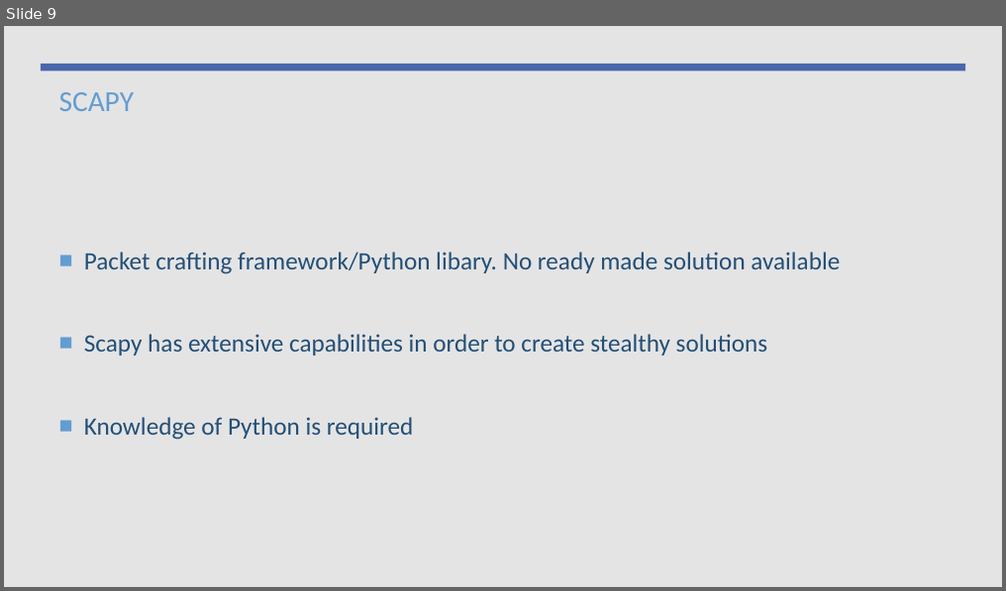
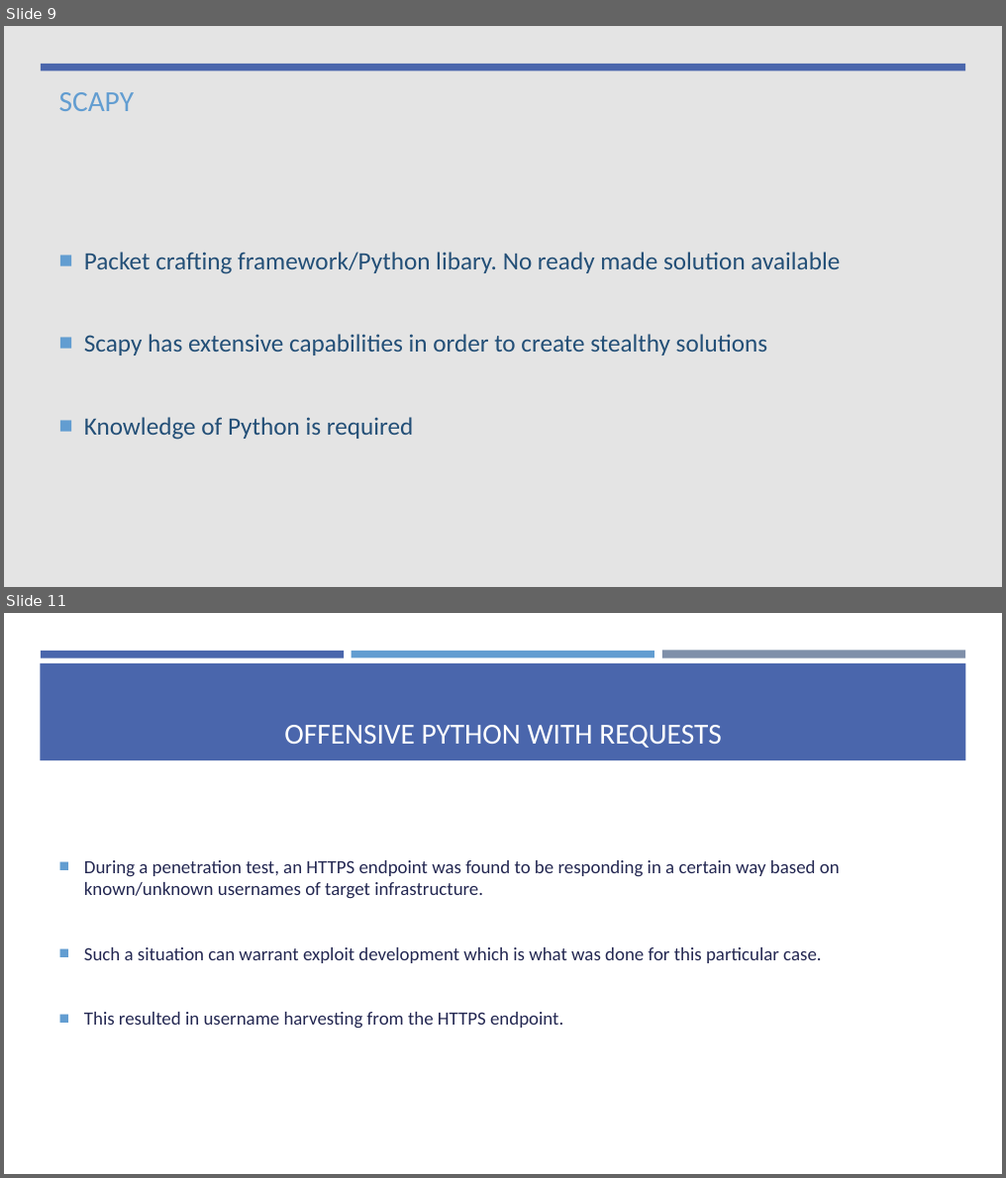
Before and after one commit to aqeebhussain122/hpc-offensive-security, a slide deck: Offensive Security Tactics for Linux Professionals - External Perimeter Testing.pptx. Shown one above the other, each under a label of ours: slide 9 before the commit, slides 9 and 11 after it; the slides between them are not shown. The pictures are 1006x591 and 1006x1178 pixels, drawn with LibreOffice and Linux fonts; fonts in the diff are those of the drawing. Boxes give left, top, right and bottom in pixels: in the first picture for what was removed or moved away, otherwise in the second. Text is boxed around its words. In the diff, an @@ line names an element or a change of style, - is before the commit and + after.

```diff
--- a/Offensive Security Tactics for Linux Professionals - External Perimeter Testing.pptx
+++ b/Offensive Security Tactics for Linux Professionals - External Perimeter Testing.pptx
@@ slide 11 added at (4,613,1002,1174), background #FFFFFF @@
@@ rectangle added at (40,663,966,761), fill #4A66AC @@
@@ rectangle added at (41,651,344,658), fill #4A66AC @@
@@ rectangle added at (351,651,654,658), fill #629DD1 @@
@@ rectangle added at (662,651,965,659), fill #7F8FA9 @@
@@ title added at (284,725,721,748), 28 pt, text #FFFFFF @@
+OFFENSIVE PYTHON WITH REQUESTS
@@ text added at (84,861,840,1029), 18 pt, text #242852 @@
+■ During a penetration test, an HTTPS endpoint was found to be responding in a certain way based on known/unknown usernames of target infrastructure.
+■ Such a situation can warrant exploit development which is what was done for this particular case.
+■ This resulted in username harvesting from the HTTPS endpoint.
```
Also in this commit, not shown: 7 other slides added, 7 slides removed, 9 other files.
